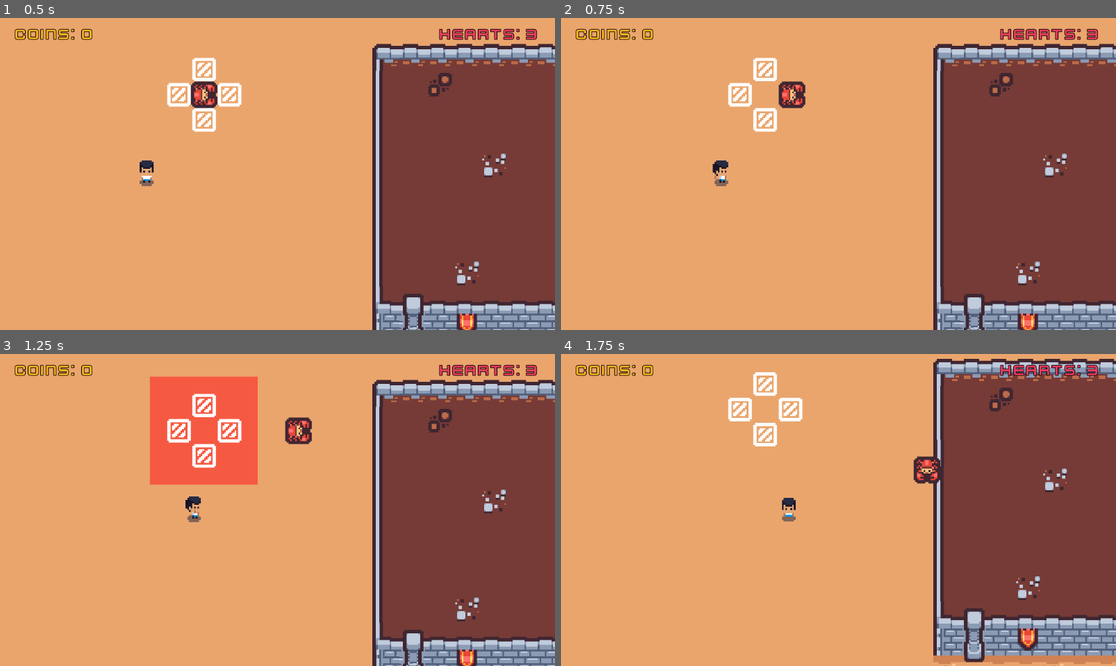
Above: before the commit, frames 1-4 (two rows, left to right).
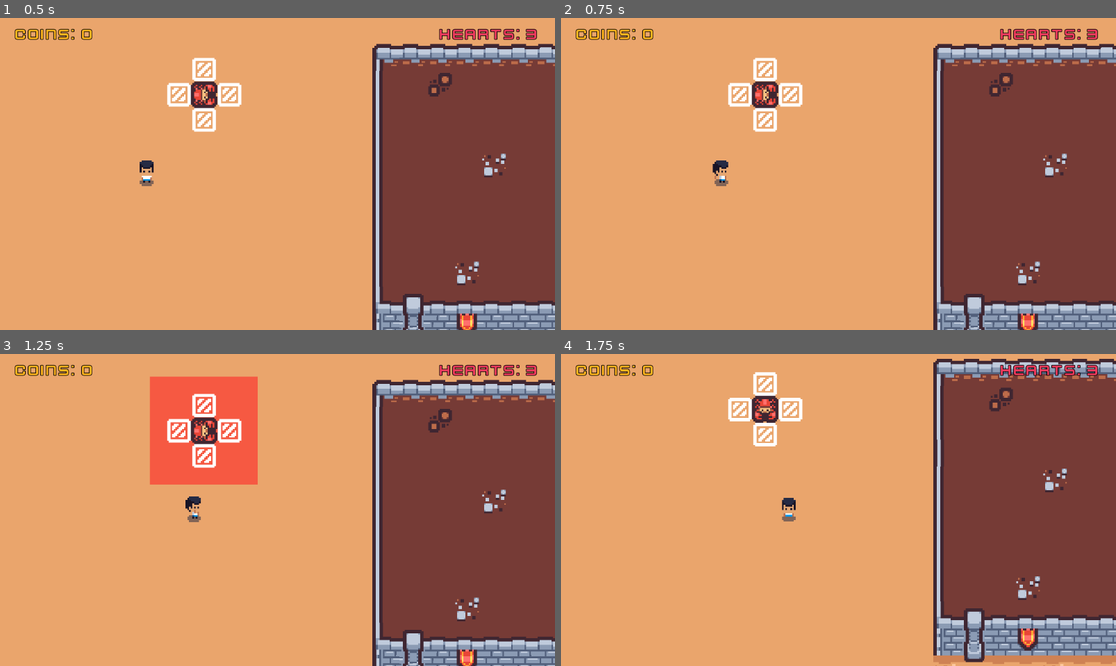
Above: after the commit, the same moments.

Repository: ki8yk8/game-dev-resolution
Game: Godot game, scene res://scenes/game_play.tscn
The game is run twice, just before and just after one commit, with the same random seed, the same clock (stepped at 60 frames per second) and the same inputs.
Inputs (mouse positions are in pixels of both pictures, inside the frame that each line leads up to):
- Up to frame 1 (0.5 s): no input
- Up to frame 2 (0.75 s): tap Enter at 0.5 s; move the mouse to (960, 158) at 0.52 s; hold D (right) from 0.53 s (still down); tap Space (action) at 0.6 s; click (960, 158) at 0.67 s
- Up to frame 3 (1.25 s): keep holding D (right)
- Up to frame 4 (1.75 s): move the mouse to (727, 525) at 1.27 s; release D (right) at 1.28 s; hold Down (down) from 1.28 s (still down); tap Alt at 1.35 s

Frame 1 is identical in both runs. In frame 2, 0.8% of the frame differs, in the area x 34-45%, y 20-29%; in frame 3, 0.8%; in frame 4, 0.8%.

Commit message:
completes the scorpion follow mechanics

Diff:
--- a/scenes/scorpion.tscn
+++ b/scenes/scorpion.tscn
@@ -8,6 +8,9 @@
 region = Rect2(34, 153, 16, 16)
 
 [sub_resource type="CircleShape2D" id="CircleShape2D_mcw2v"]
+
+[sub_resource type="CircleShape2D" id="CircleShape2D_wes4n"]
+radius = 13.0
 
 [node name="Scorpion" type="CharacterBody2D" unique_id=239631876]
 collision_layer = 4
@@ -20,3 +23,19 @@
 
 [node name="CollisionShape2D" type="CollisionShape2D" parent="." unique_id=401624653]
 shape = SubResource("CircleShape2D_mcw2v")
+
+[node name="RayCast2D" type="RayCast2D" parent="." unique_id=60832068]
+target_position = Vector2(11, 0)
+collision_mask = 29
+
+[node name="KillArea" type="Area2D" parent="." unique_id=1977261021]
+collision_mask = 2
+
+[node name="CollisionShape2D" type="CollisionShape2D" parent="KillArea" unique_id=1958755887]
+shape = SubResource("CircleShape2D_wes4n")
+
+[node name="NoFollowTimer" type="Timer" parent="." unique_id=307259854]
+wait_time = 3.0
+
+[connection signal="body_entered" from="KillArea" to="." method="_on_kill_area_body_entered"]
+[connection signal="timeout" from="NoFollowTimer" to="." method="_on_no_follow_timer_timeout"]
--- a/scripts/scorpion.gd
+++ b/scripts/scorpion.gd
@@ -2,9 +2,11 @@
 class_name Scorpion
 
 var scorpionActive: bool = true
-const SPEED: float = 80.0
+const SPEED: float = 60.0
 
 @onready var player: CharacterBody2D = $"../../Player"
+@onready var raycast: RayCast2D = $RayCast2D
+@onready var noFollowTimer: Timer = $NoFollowTimer
 
 func _process(delta: float) -> void:
 	if not scorpionActive:
@@ -33,4 +35,16 @@
 		else:
 			rotation_degrees = 90
 
+	if raycast.is_colliding():
+		return
+
 	move_and_slide()
+
+func _on_kill_area_body_entered(body: Node2D) -> void:
+	if body is Player:
+		body.hit()
+		noFollowTimer.start()
+		scorpionActive = false
+
+func _on_no_follow_timer_timeout() -> void:
+	scorpionActive = true
